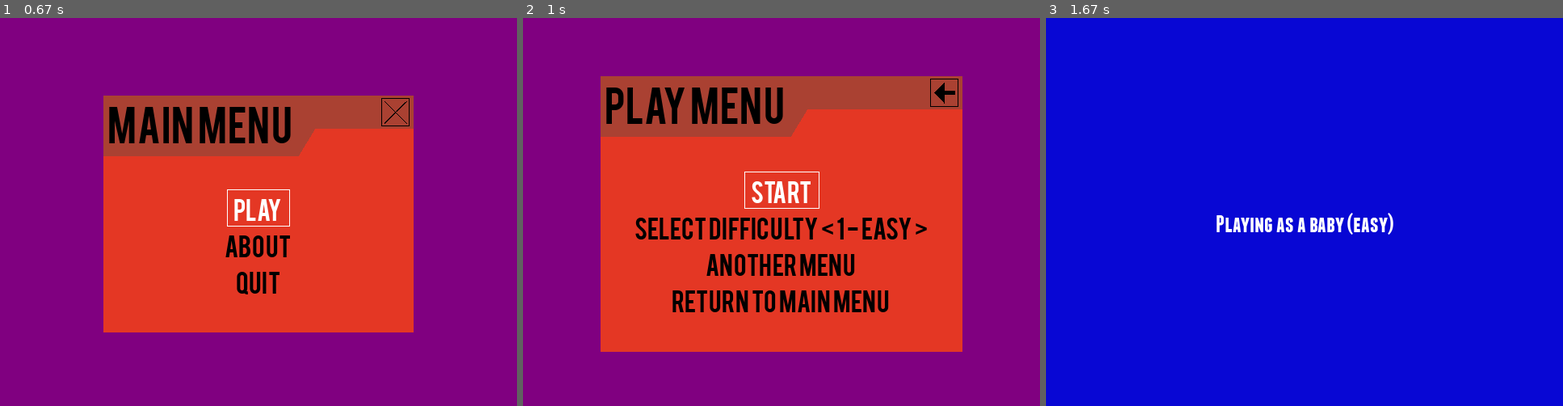
Above: before the commit, frames 1-3 (left to right).
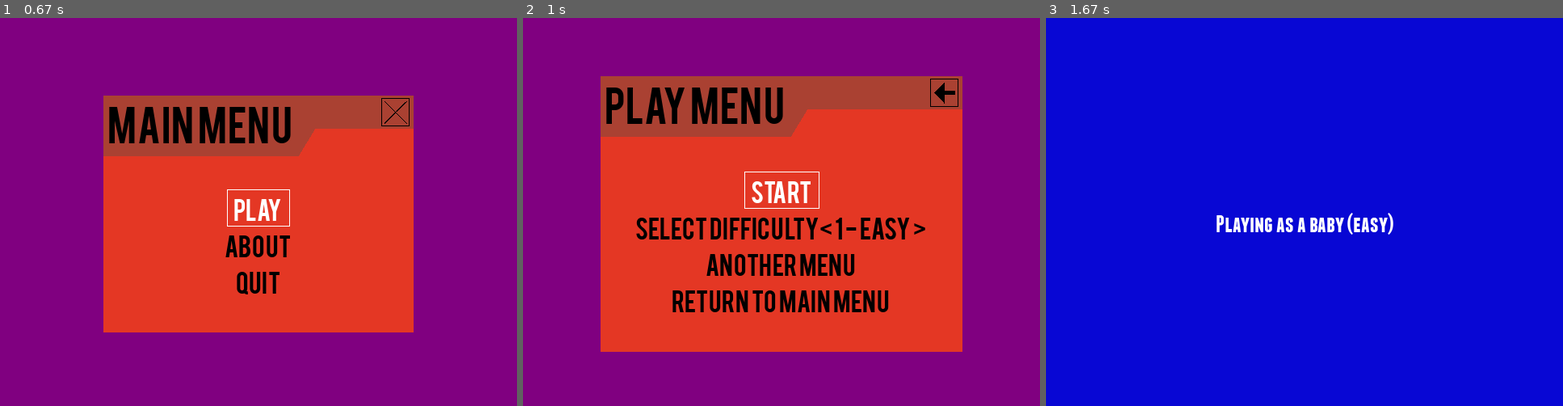
Above: after the commit, the same moments.

Repository: ppizarror/pygame-menu
Game: pygame game, started from pygameMenu/examples/game_selector.py
Same seed, same stepped clock (60 frames per second), same inputs: the game is played once before the commit and once after it.
Inputs (mouse positions are in pixels of both pictures, inside the frame that each line leads up to):
- Up to frame 1 (0.67 s): type "ann" at 0.33 s
- Up to frame 2 (1 s): tap Enter at 0.67 s; click (781, 192) at 0.93 s
- Up to frame 3 (1.67 s): hold Right from 1.22 s (still down); move the mouse to (1469, 200) at 1.25 s

Frame 1 is identical in both runs. In frame 2, 1.0% of the frame differs, in the area x 21-79%, y 51-58%; in frame 3, nothing differs.

Commit message:
Remove space in selector (shall be included in widget label)

Diff:
--- a/pygameMenu/widgets/selector.py
+++ b/pygameMenu/widgets/selector.py
@@ -92,7 +92,7 @@
         self._index = 0  # type: int
         self._label = label
         self._labelsize = 0  # type: int
-        self._sformat = '{0} < {1} >'  # type: str
+        self._sformat = '{0}< {1} >'  # type: str
 
         # Apply default item
         default %= len(self._elements)
